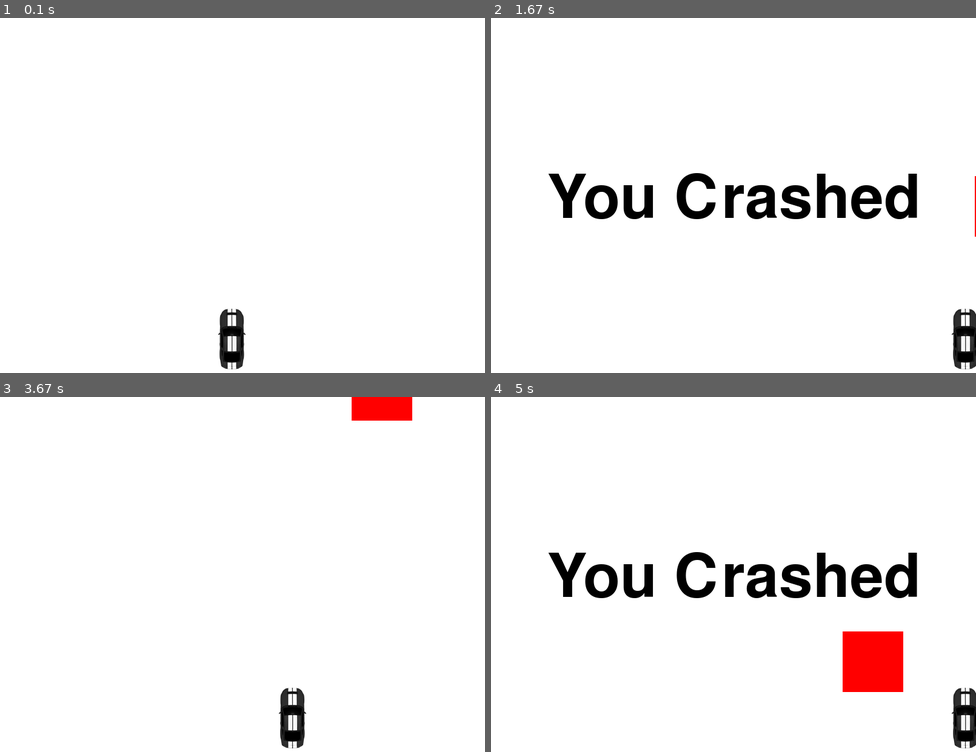
Above: before the commit, frames 1-4 (two rows, left to right).
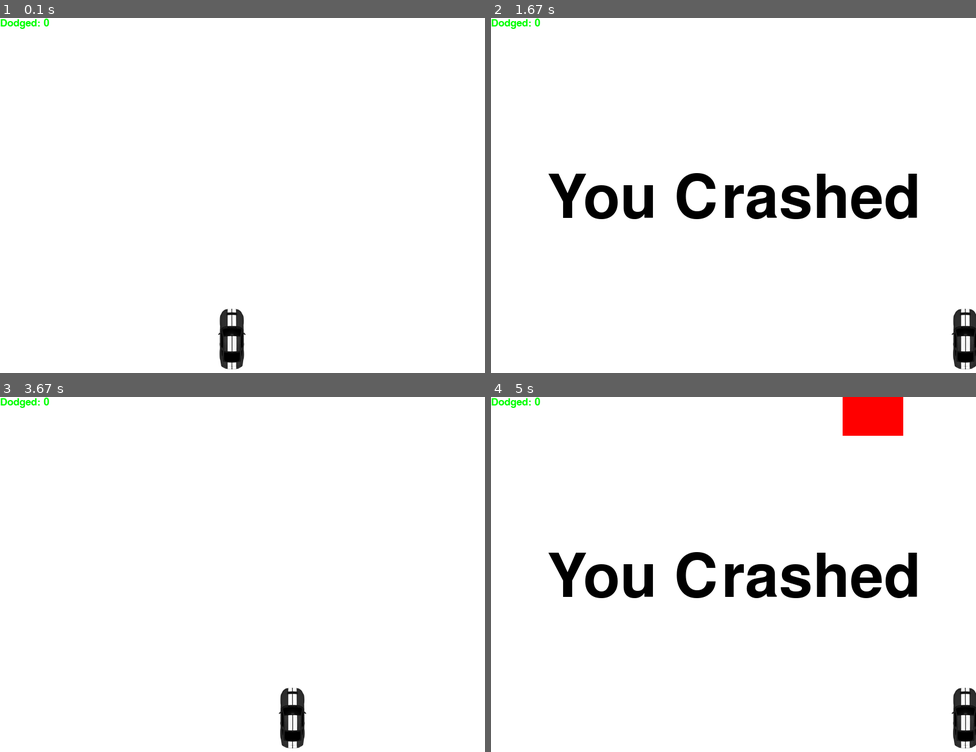
Above: after the commit, the same moments.

Repository: sohamroy12/PyGame
Game: pygame game, started from main.py
The game is run twice, just before and just after one commit, with the same random seed, the same clock (stepped at 60 frames per second) and the same inputs.
Inputs:
- Up to frame 1 (0.1 s): no input
- Up to frame 2 (1.67 s): hold Right 0.33-0.8 s; hold Right 0.83-1.3 s
- Up to frame 3 (3.67 s): hold Right from 3.5 s (still down)
- Up to frame 4 (5 s): release Right at 3.97 s; hold Right 4-4.47 s

The runs differ from the first frame. In frame 1, 0.1% of the frame differs, in the area x 0-11%, y 0-4%; in frame 2, 0.2%; in frame 3, 1.0%; in frame 4, 3.6%, in the area x 0-85%, y 0-84%.

Commit message:
More Updates

Diff:
--- a/main.py
+++ b/main.py
@@ -24,6 +24,12 @@
 clock = pygame.time.Clock()
 
 carImg = pygame.image.load('./Cars/Mustang.png')
+
+def things_dodged(count):
+    font = pygame.font.SysFont(None, 25)
+    text = font.render("Dodged: "+str(count), True, GREEN)
+    gameDisplay.blit(text,(0,0))
+
 
 def things(thingx, thingy, thingw,thingh, color):
     pygame.draw.rect(gameDisplay, color, [thingx, thingy, thingw, thingh])
@@ -57,10 +63,11 @@
 
     thing_startx = random.randrange(0, display_width)
     thing_starty = -600
-    thing_speed = 7
+    thing_speed = 4
     thing_width = 100
     thing_height: int = 100
-
+    thing_count = 1
+    dodged = 0
     game_Exit = False
 
     while not game_Exit:
@@ -87,8 +94,8 @@
 
         things(thing_startx, thing_starty, thing_width, thing_height, RED)
         thing_starty +=thing_speed
-
         car(x,y)
+        things_dodged(dodged)
 
         if x > display_width - car_width or x < 0:
             # x_change = 0
@@ -97,10 +104,13 @@
         if thing_starty > display_height:
             thing_starty = 0 - thing_height
             thing_startx = random.randrange(0, display_width-thing_width)
+            dodged += 1
+            thing_speed +=0.5
 
         if y < thing_starty+thing_height:
             print('Y crossover')
-            if x > thing_startx and x < thing_startx + thing_width or x + car_width > thing_startx and x + car_width < thing_startx + thing_width:
+            # if x > thing_startx and x < (thing_startx + thing_width) or (x + car_width) > thing_startx and (x + car_width) < (thing_startx + thing_width):
+            if thing_startx < x < (thing_startx + thing_width) or thing_startx < (x + car_width) < (thing_startx + thing_width):
                 print('X crossoveer')
                 crashed()
 
